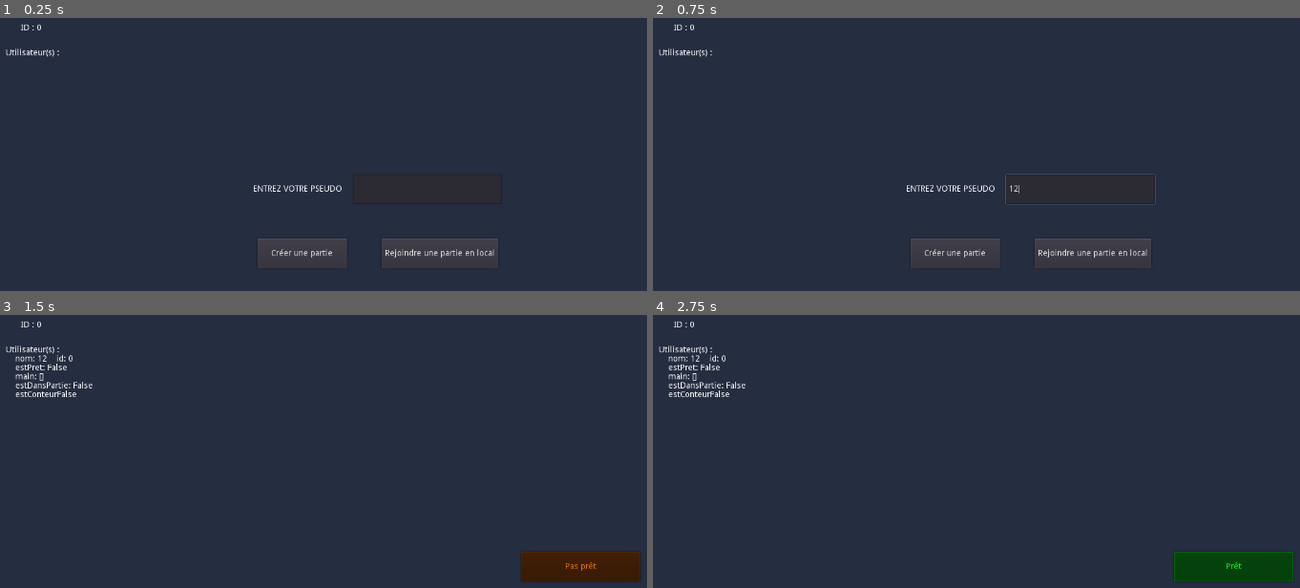
Above: before the commit, frames 1-4 (two rows, left to right).
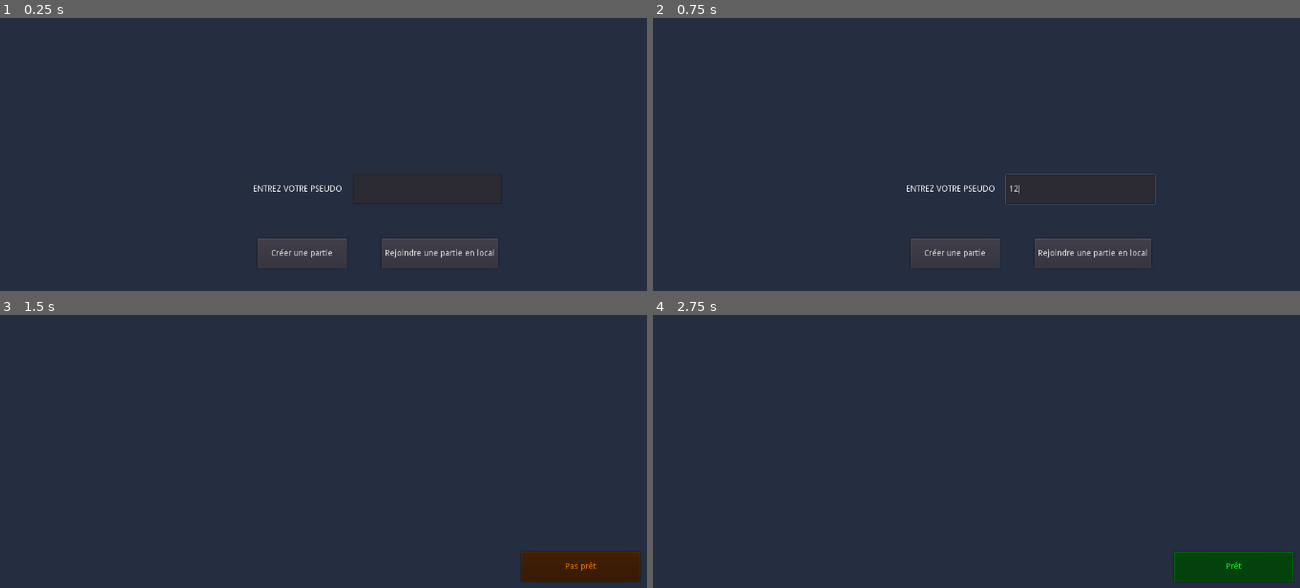
Above: after the commit, the same moments.

Repository: ArthurBajt/ARKED-Dixit-GODOT
Game: Godot game, scene res://Scenes/Menu/Menu.tscn
Same seed, same stepped clock (60 frames per second), same inputs: the game is played once before the commit and once after it.
Inputs (mouse positions are in pixels of both pictures, inside the frame that each line leads up to):
- Up to frame 1 (0.25 s): no input
- Up to frame 2 (0.75 s): click (1080, 189) at 0.52 s; type "12" at 0.6 s
- Up to frame 3 (1.5 s): click "Créer une partie" at 1.25 s
- Up to frame 4 (2.75 s): click "Pas prêt" at 2 s

The runs differ from the first frame. In frame 1, 0.1% of the frame differs, in the area x 0-10%, y 2-15%; in frame 2, 0.1%; in frame 3, 0.6%, in the area x 0-15%, y 2-31%; in frame 4, 0.6%.

Commit message:
regle bug cartes

Diff:
--- a/Scenes/Debug/DebutNetwork.gd
+++ b/Scenes/Debug/DebutNetwork.gd
@@ -1,9 +1,11 @@
 extends Node
 
+onready var nodeUi = $UI
 onready var labelId = $UI/LabelId
 onready var labelUtilisateurs = $UI/labelUtilisateurs
 
 func _ready():
+	nodeUi.mouse_filter = Control.MOUSE_FILTER_IGNORE
 	print(Network.dataStruct)
 	pass
 
--- a/Scenes/Debug/DebutNetwork.tscn
+++ b/Scenes/Debug/DebutNetwork.tscn
@@ -8,6 +8,7 @@
 [node name="UI" type="Control" parent="."]
 margin_right = 40.0
 margin_bottom = 40.0
+mouse_filter = 2
 __meta__ = {
 "_edit_use_anchors_": false
 }
--- a/Scenes/Joueur/Joueur.tscn
+++ b/Scenes/Joueur/Joueur.tscn
@@ -24,6 +24,8 @@
 radial_segments = 8
 rings = 5
 
+[sub_resource type="CapsuleMesh" id=6]
+
 [node name="Joueur" type="Spatial"]
 script = ExtResource( 1 )
 
@@ -40,19 +42,24 @@
 material/0 = null
 
 [node name="CameraPos" type="Spatial" parent="."]
-transform = Transform( -1, 0, -8.74228e-08, 0, 1, 0, 8.74228e-08, 0, -1, 0, 2, 0.625631 )
+transform = Transform( -1, 0, -1.50996e-07, 0, 1, 0, 1.50996e-07, 0, -1, 0, 2, 0.625631 )
 
 [node name="MainRoot" type="Spatial" parent="CameraPos"]
 transform = Transform( 1, 0, 0, 0, 1, 0, 0, 0, 1, -0.541904, -0.562368, -0.939376 )
 
 [node name="MeshRoot" type="Spatial" parent="."]
 
-[node name="MeshInstance" type="MeshInstance" parent="MeshRoot"]
+[node name="Body" type="MeshInstance" parent="MeshRoot"]
 transform = Transform( 1, 0, 0, 0, 1, 0, 0, 0, 1, 0, 1, 0 )
 mesh = SubResource( 4 )
 material/0 = null
 
-[node name="MeshInstance2" type="MeshInstance" parent="MeshRoot"]
+[node name="Head" type="MeshInstance" parent="MeshRoot"]
 transform = Transform( 1, 0, 0, 0, 1, 0, 0, 0, 1, 0, 2.05242, 0 )
 mesh = SubResource( 5 )
 material/0 = null
+
+[node name="MeshInstance3" type="MeshInstance" parent="MeshRoot"]
+transform = Transform( 0.01, 0, 0, 0, 0.5, 0, 0, 0, 0.1, 0, 2.48389, 0.18893 )
+mesh = SubResource( 6 )
+material/0 = null
--- a/Scenes/Joueur/UiConteur.gd
+++ b/Scenes/Joueur/UiConteur.gd
@@ -10,7 +10,7 @@
 
 
 func _ready():
-	pass # Replace with function body.
+	self.mouse_filter = Control.MOUSE_FILTER_IGNORE
 
 
 func afficheUiConteur(isConteur):
--- a/Scenes/Joueur/UiJoueur.gd
+++ b/Scenes/Joueur/UiJoueur.gd
@@ -5,6 +5,7 @@
 onready var labelConteur = $VBoxContainer/LabelConteur
 
 func _ready():
+	self.mouse_filter = Control.MOUSE_FILTER_IGNORE
 	labelNom.text = R.getString("labelNom") % str(Network.id)
 	labelPoints.text = R.getString("labelPoints") % str( Network.data.points )
 	labelConteur.text = R.getString("labelConteur")
--- a/Scripts/Globals.gd
+++ b/Scripts/Globals.gd
@@ -1,7 +1,7 @@
 extends Node
 
 
-var isDebug: bool = true setget setDebug
+var isDebug: bool = false setget setDebug
 
 
 func setDebug(value: bool):
--- a/Scripts/Network.gd
+++ b/Scripts/Network.gd
@@ -229,7 +229,7 @@
 # Theme
 signal updateTheme
 func defineTheme(theme):
-	rpc("changeTheme", theme, dataStruct.nom)
+	rpc("changeTheme", theme, self.data.nom)
 
 remotesync func changeTheme(theme, nomConteur):
 	emit_signal("updateTheme", theme, nomConteur)
Not shown: 1 places in Scenes/Joueur/Joueur.tscn that only renumber resources
